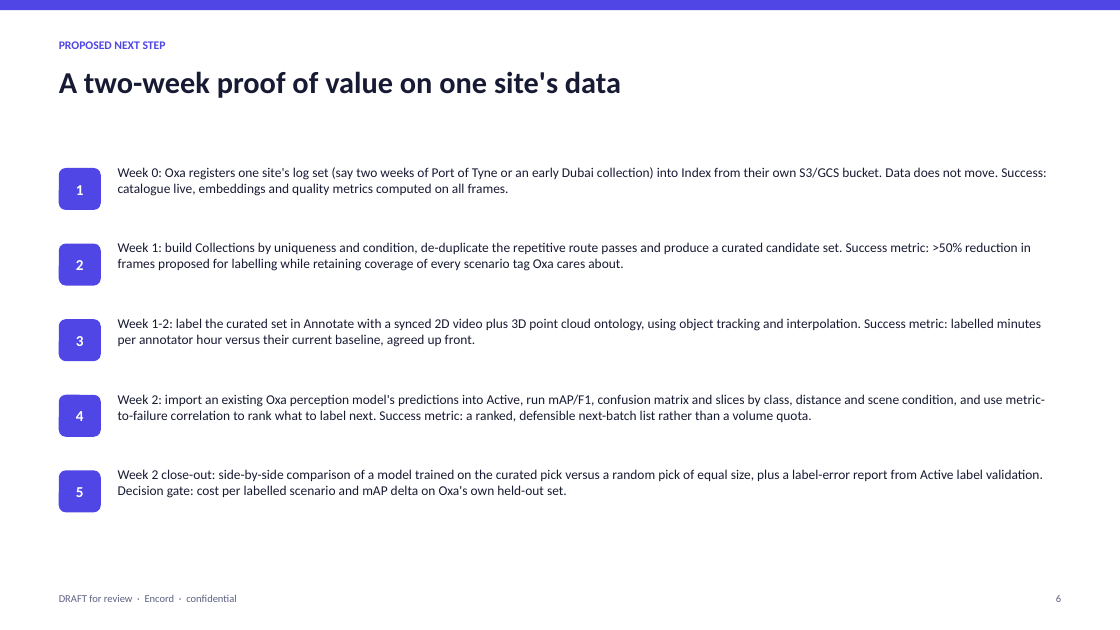
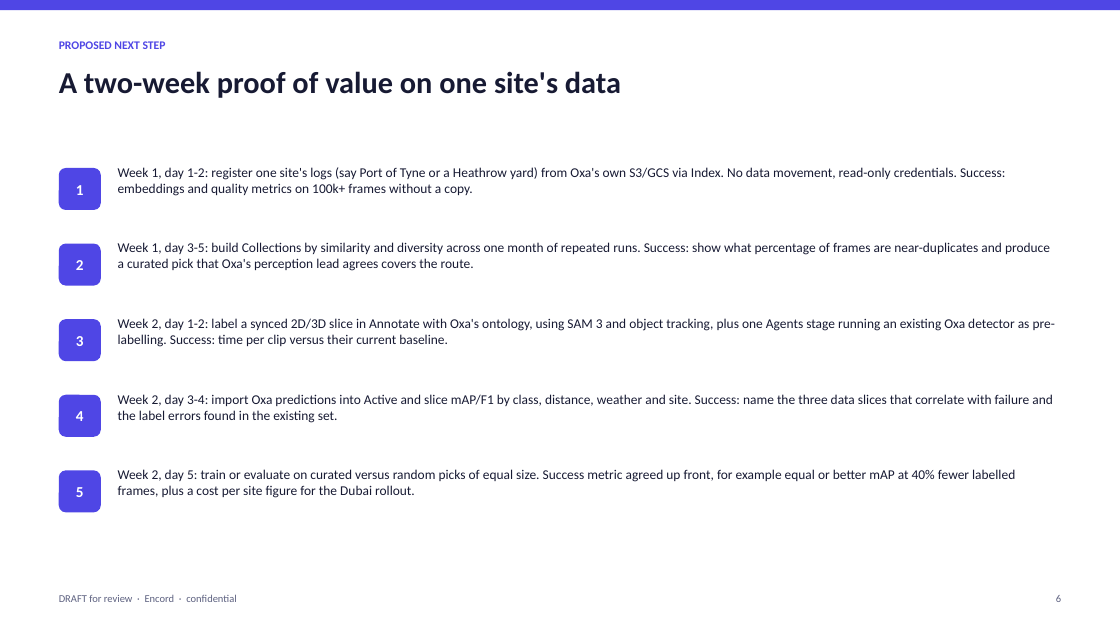
Before and after one commit to qaisak/signal-desk, a slide deck: slide 6 of docs/briefs/oxa.pptx. Drawn at 1120x630 pixels with LibreOffice and Linux fonts; fonts in the diff are those of the drawing. Boxes give left, top, right and bottom in pixels: in the first picture for what was removed or moved away, otherwise in the second. Text is boxed around its words. In the diff, an @@ line names an element or a change of style, - is before the commit and + after.

```diff
--- a/docs/briefs/oxa.pptx
+++ b/docs/briefs/oxa.pptx
@@ text at (x1=118, y1=167, x2=1005, y2=196): text changed @@
-Week 0: Oxa registers one site's log set (say two weeks of Port of Tyne or an early Dubai collection) into Index from their own S3/GCS bucket. Data does not move. Success: catalogue live, embeddings and quality metrics computed on all frames.
+Week 1, day 1-2: register one site's logs (say Port of Tyne or a Heathrow yard) from Oxa's own S3/GCS via Index. No data movement, read-only credentials. Success: embeddings and quality metrics on 100k+ frames without a copy.
@@ text at (x1=118, y1=242, x2=1050, y2=271): text changed @@
-Week 1: build Collections by uniqueness and condition, de-duplicate the repetitive route passes and produce a curated candidate set. Success metric: >50% reduction in frames proposed for labelling while retaining coverage of every scenario tag Oxa cares about.
+Week 1, day 3-5: build Collections by similarity and diversity across one month of repeated runs. Success: show what percentage of frames are near-duplicates and produce a curated pick that Oxa's perception lead agrees covers the route.
@@ text at (x1=118, y1=318, x2=1055, y2=347): text changed @@
-Week 1-2: label the curated set in Annotate with a synced 2D video plus 3D point cloud ontology, using object tracking and interpolation. Success metric: labelled minutes per annotator hour versus their current baseline, agreed up front.
+Week 2, day 1-2: label a synced 2D/3D slice in Annotate with Oxa's ontology, using SAM 3 and object tracking, plus one Agents stage running an existing Oxa detector as pre-labelling. Success: time per clip versus their current baseline.
@@ text at (x1=118, y1=394, x2=1053, y2=423): text changed @@
-Week 2: import an existing Oxa perception model's predictions into Active, run mAP/F1, confusion matrix and slices by class, distance and scene condition, and use metric-to-failure correlation to rank what to label next. Success metric: a ranked, defensible next-batch list rather than a volume quota.
+Week 2, day 3-4: import Oxa predictions into Active and slice mAP/F1 by class, distance, weather and site. Success: name the three data slices that correlate with failure and the label errors found in the existing set.
@@ text at (x1=118, y1=469, x2=1015, y2=498): text changed @@
-Week 2 close-out: side-by-side comparison of a model trained on the curated pick versus a random pick of equal size, plus a label-error report from Active label validation. Decision gate: cost per labelled scenario and mAP delta on Oxa's own held-out set.
+Week 2, day 5: train or evaluate on curated versus random picks of equal size. Success metric agreed up front, for example equal or better mAP at 40% fewer labelled frames, plus a cost per site figure for the Dubai rollout.
```
Also in this commit, not shown: 6 other slides changed, 9 other files.
